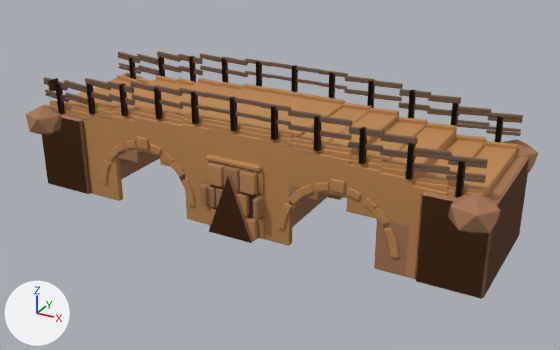
The glTF model public/assets/models/bridge_stone_a.glb as it was, and as the next commit left it.
Both versions are drawn from a 50 mm camera at (11.05, -19.22, 10.87) aimed at (0.53, -0.1, 1.31). Every picture has the same lights, and +X, +Y and +Z are marked at lower left. The first picture is the older version. Where no turn or scale is listed for an object, it has been applied to the vertices. Vertices at exactly the same position are counted once.

Before the edit, the objects in view are built like this:
```python
me_bridge_stone_a_lod0_material_02_mesh = bpy.data.meshes.new('bridge_stone_a_LOD0_material_02_mesh')
me_bridge_stone_a_lod0_material_02_mesh.from_pydata(...)  # 576 vertices, 1056 faces; spans x -1.0..1.0, y -0.31..0.31, z -0.12..0.12
me_bridge_stone_a_lod0_material_02_mesh.materials.append(mat_wood_dark_01)
me_bridge_stone_a_lod0_material_03_mesh = bpy.data.meshes.new('bridge_stone_a_LOD0_material_03_mesh')
me_bridge_stone_a_lod0_material_03_mesh.from_pydata(...)  # 1536 vertices, 2816 faces; spans x -7.13..7.13, y -1.87..1.87, z -0.56..0.56
me_bridge_stone_a_lod0_material_03_mesh.materials.append(mat_wood_weathered_01)
ob_bridge_stone_a_lod0_material_02 = bpy.data.objects.new('bridge_stone_a_LOD0_material_02', me_bridge_stone_a_lod0_material_02_mesh)
ob_bridge_stone_a_lod0_material_02.parent = ob_bridge_stone_a_lod0
ob_bridge_stone_a_lod0_material_02.location = (-0.015, -0.125, 3.422)
ob_bridge_stone_a_lod0_material_02.scale = (6.63, 6.63, 6.63)
ob_bridge_stone_a_lod0_material_03 = bpy.data.objects.new('bridge_stone_a_LOD0_material_03', me_bridge_stone_a_lod0_material_03_mesh)
ob_bridge_stone_a_lod0_material_03.location = (0.0, 0.0, 3.64)
ob_bridge_stone_a_lod1_material_02 = bpy.data.objects.new('bridge_stone_a_LOD1_material_02', me_bridge_stone_a_lod0_material_02_mesh)
ob_bridge_stone_a_lod1_material_02.parent = ob_bridge_stone_a_lod1
ob_bridge_stone_a_lod1_material_02.location = (-0.015, -0.125, 3.422)
ob_bridge_stone_a_lod1_material_02.scale = (6.63, 6.63, 6.63)
# also in view: 'bridge_stone_a_LOD1_material_03' at (0.0, 0.0, 3.66); 'bridge_stone_a_LOD1_material_00' at (0.0, 0.0, 1.56); 'bridge_stone_a_LOD1_material_01' at (0.0, 0.0, 1.69); 'bridge_stone_a_LOD0_material_01' at (0.0, 0.0, 1.69); 'bridge_stone_a_LOD0_material_00' at (0.0, 0.0, 1.56)
```
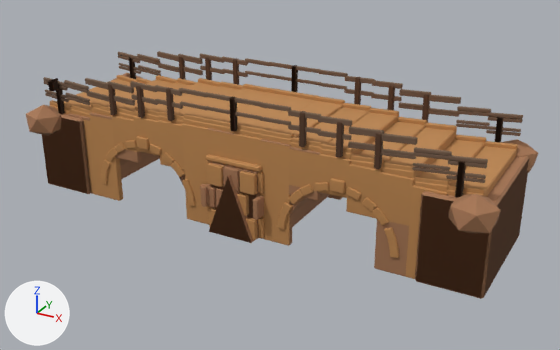
Edits to the scene script, one JSON object a line:
```json
{"block": "me_bridge_stone_a_lod0_material_02_mesh", "where": "# used by ob_bridge_stone_a_lod0_material_02; parent = ob_bridge_stone_a_lod0; location = (-0.015, -0.125, 3.422); scale = (6.63, 6.63, 6.63)"}
{"op": "remove", "block": "me_bridge_stone_a_lod0_material_02_mesh", "code": "me_bridge_stone_a_lod0_material_02_mesh.from_pydata(...)  # 576 vertices, 1056 faces; spans x -1.0..1.0, y -0.31..0.31, z -0.12..0.12"}
{"op": "add", "block": "me_bridge_stone_a_lod0_material_02_mesh", "code": "me_bridge_stone_a_lod0_material_02_mesh.from_pydata(...)  # 384 vertices, 704 faces; spans x -1.0..1.0, y -0.31..0.31, z -0.12..0.12"}
{"block": "me_bridge_stone_a_lod0_material_02_mesh", "change": "me_bridge_stone_a_lod0_material_02_mesh part 1: the loose piece of 24 vertices spanning x -0.6..-0.58, y -0.27..-0.24, z -0.06..0.09 is moved by (-0.07, 0.0, -0.01)"}
{"block": "me_bridge_stone_a_lod0_material_02_mesh", "change": "me_bridge_stone_a_lod0_material_02_mesh part 2: the loose piece of 24 vertices spanning x -0.6..-0.58, y 0.28..0.31, z -0.06..0.09 is moved by (-0.07, 0.0, -0.01)"}
{"block": "me_bridge_stone_a_lod0_material_02_mesh", "change": "me_bridge_stone_a_lod0_material_02_mesh part 3: the loose piece of 24 vertices spanning x -0.4..-0.38, y -0.27..-0.24, z -0.04..0.1 is moved by (0.07, 0.0, 0.0)"}
{"block": "me_bridge_stone_a_lod0_material_02_mesh", "change": "me_bridge_stone_a_lod0_material_02_mesh part 4: the loose piece of 24 vertices spanning x -0.4..-0.38, y 0.28..0.31, z -0.04..0.1 is moved by (0.07, 0.0, 0.0)"}
{"block": "me_bridge_stone_a_lod0_material_02_mesh", "change": "me_bridge_stone_a_lod0_material_02_mesh part 5: the loose piece of 24 vertices spanning x 0.38..0.41, y -0.27..-0.24, z -0.04..0.1 is moved by (-0.07, 0.0, 0.0)"}
{"block": "me_bridge_stone_a_lod0_material_02_mesh", "change": "me_bridge_stone_a_lod0_material_02_mesh part 6: the loose piece of 24 vertices spanning x 0.38..0.41, y 0.28..0.31, z -0.04..0.1 is moved by (-0.07, 0.0, 0.0)"}
{"block": "me_bridge_stone_a_lod0_material_02_mesh", "change": "me_bridge_stone_a_lod0_material_02_mesh part 7: the loose piece of 24 vertices spanning x 0.58..0.61, y -0.27..-0.24, z -0.06..0.09 is moved by (0.07, 0.0, -0.01)"}
{"block": "me_bridge_stone_a_lod0_material_02_mesh", "change": "me_bridge_stone_a_lod0_material_02_mesh part 8: the loose piece of 24 vertices spanning x 0.58..0.61, y 0.28..0.31, z -0.06..0.09 is moved by (0.07, 0.0, -0.01)"}
{"block": "me_bridge_stone_a_lod0_material_02_mesh", "change": "me_bridge_stone_a_lod0_material_02_mesh part 9: 8 loose pieces with 192 vertices, spanning x -0.8..0.8, y -0.27..0.31, z -0.09..0.11, are deleted"}
{"op": "add", "block": "me_bridge_stone_a_lod1_material_02_mesh", "code": ["me_bridge_stone_a_lod1_material_02_mesh = bpy.data.meshes.new('bridge_stone_a_LOD1_material_02_mesh')", "me_bridge_stone_a_lod1_material_02_mesh.from_pydata(...)  # 288 vertices, 528 faces; spans x -1.0..1.0, y -0.31..0.31, z -0.12..0.12", "me_bridge_stone_a_lod1_material_02_mesh.materials.append(mat_wood_dark_01)"]}
{"op": "set", "path": "ob_bridge_stone_a_lod1_material_02", "old": "bpy.data.objects.new('bridge_stone_a_LOD1_material_02', me_bridge_stone_a_lod0_material_02_mesh)", "new": "bpy.data.objects.new('bridge_stone_a_LOD1_material_02', me_bridge_stone_a_lod1_material_02_mesh)"}
```

Where the change shows, as pixel boxes [x1, y1, x2, y2] in the pictures (560 x 350 px; the box of a moved part takes in the faces that stretch with it):
```json
{"object": "bridge_stone_a_LOD1_material_02", "change": "reshaped", "before": [48, 56, 503, 197], "after": [136, 57, 395, 158]}
{"object": "bridge_stone_a_LOD0_material_02", "change": "reshaped", "before": [48, 65, 503, 195], "after": [48, 56, 503, 197], "on screen": "8% taller"}
{"part": 1, "of": "me_bridge_stone_a_lod0_material_02_mesh", "change": "moved or reshaped", "before": [119, 84, 128, 116], "after": [108, 84, 117, 115]}
{"part": 2, "of": "me_bridge_stone_a_lod0_material_02_mesh", "change": "moved or reshaped", "before": [189, 56, 196, 82], "after": [179, 56, 186, 80]}
{"part": 3, "of": "me_bridge_stone_a_lod0_material_02_mesh", "change": "moved or reshaped", "before": [154, 87, 163, 120], "after": [166, 87, 175, 121]}
{"part": 4, "of": "me_bridge_stone_a_lod0_material_02_mesh", "change": "moved or reshaped", "before": [222, 58, 228, 82], "after": [233, 58, 239, 85]}
{"part": 5, "of": "me_bridge_stone_a_lod0_material_02_mesh", "change": "moved or reshaped", "before": [314, 116, 321, 151], "after": [299, 111, 307, 147]}
{"part": 6, "of": "me_bridge_stone_a_lod0_material_02_mesh", "change": "moved or reshaped", "before": [367, 80, 375, 108], "after": [354, 77, 361, 105]}
{"part": 7, "of": "me_bridge_stone_a_lod0_material_02_mesh", "change": "moved or reshaped", "before": [358, 127, 367, 164], "after": [374, 133, 383, 169]}
{"part": 8, "of": "me_bridge_stone_a_lod0_material_02_mesh", "change": "moved or reshaped", "before": [408, 90, 416, 118], "after": [422, 94, 430, 122]}
{"part": 9, "of": "me_bridge_stone_a_lod0_material_02_mesh", "change": "deleted", "before": [86, 57, 459, 180]}
```
